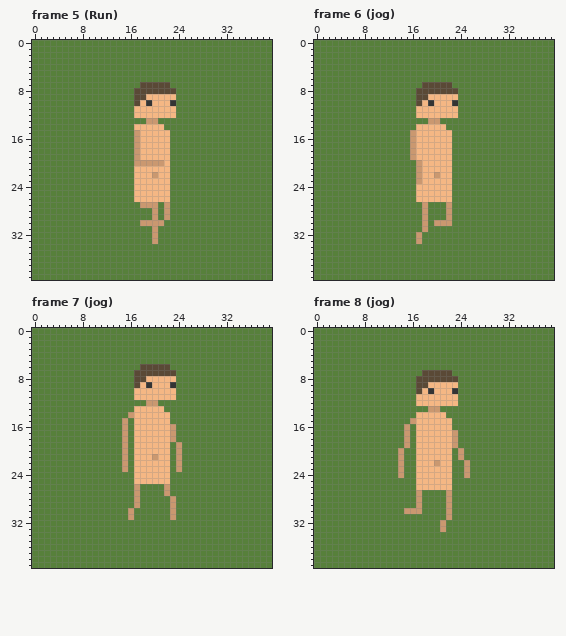
One commit to this pixel-art file: Characters/ASE's/MainCharacter.ase. Above is the file before it was changed.
40x40 pixels, 32 frames. Shown: frame 5 (Run), frame 6 (jog), frame 7 (jog), frame 8 (jog). The commit also changed other frames, which this record leaves out.
After the commit:
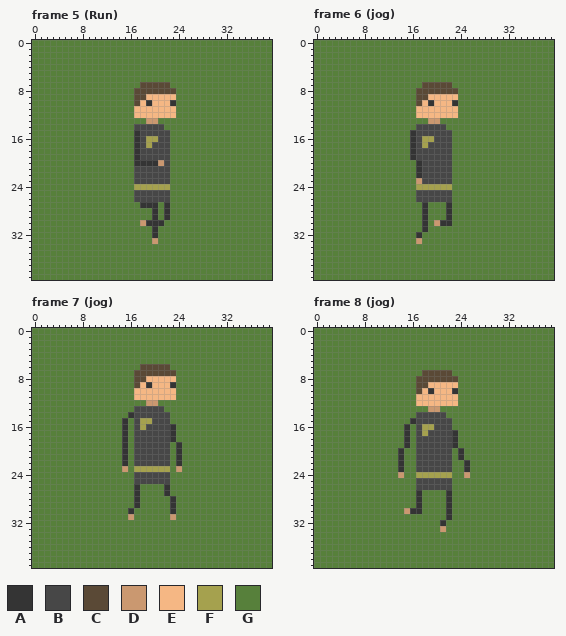
Palette (. is transparent): A #343434  B #474747  C #5a4936  D #ca9870  E #f5b784  F #a5a14e  G #57803b
The edit:
layer "Clothes" now shown
Frame 5 (Run), layer "Clothes":
y 14: x 17..21 EEEEE -> BBBBB
y 15: x 17..22 DEEEEE -> ABBBBB
y 16: x 17..22 DEEEEE -> ABFFBB
y 17: x 17..22 DEEEEE -> ABFBBB
y 18..19: x 17..22 DEEEEE -> ABBBBB
y 20: x 17..20 DDDD -> AAAA; x 22 E -> B
y 21: x 17..22 EEEEEE -> BBBBBB
y 22: x 17..22 EEEDEE -> BBBBBB
y 23: x 17..22 EEEEEE -> BBBBBB
y 24: x 17..22 EEEEEE -> FFFFFF
y 25..26: x 17..22 EEEEEE -> BBBBBB
y 27: x 18..20 DDD -> AAA; x 22 D -> A
y 28..29: x 20 D -> A; x 22 D -> A
y 30: x 19..21 DDD -> AAA
y 31..32: x 20 D -> A
Frame 6 (jog), layer "Clothes":
y 14: x 17..21 EEEEE -> BBBBB
y 15: x 16..22 DEEEEEE -> ABBBBBB
y 16: x 16..22 DEEEEEE -> ABFFBBB
y 17: x 16..22 DEEEEEE -> ABFBBBB
y 18..19: x 16..22 DEEEEEE -> ABBBBBB
y 20..21: x 17..22 DEEEEE -> ABBBBB
y 22: x 17..22 DEEDEE -> ABBBBB
y 23: x 18..22 EEEEE -> BBBBB
y 24: x 17..22 EEEEEE -> FFFFFF
y 25..26: x 17..22 EEEEEE -> BBBBBB
y 27..29: x 18 D -> A; x 22 D -> A
y 30: x 18 D -> A; x 21..22 DD -> AA
y 31: x 18 D -> A
y 32: x 17 D -> A
Frame 7 (jog), layer "Clothes":
y 13: x 17..21 EEEEE -> BBBBB
y 14: x 16..22 DEEEEEE -> ABBBBBB
y 15: x 15 D -> A; x 17..22 EEEEEE -> BFFBBB
y 16: x 15 D -> A; x 17..23 EEEEEED -> BFBBBBA
y 17..18: x 15 D -> A; x 17..23 EEEEEED -> BBBBBBA
y 19..20: x 15 D -> A; x 17..22 EEEEEE -> BBBBBB; x 24 D -> A
y 21: x 15 D -> A; x 17..22 EEEDEE -> BBBBBB; x 24 D -> A
y 22: x 15 D -> A; x 17..22 EEEEEE -> BBBBBB; x 24 D -> A
y 23: x 17..22 EEEEEE -> FFFFFF
y 24..25: x 17..22 EEEEEE -> BBBBBB
y 26..27: x 17 D -> A; x 22 D -> A
y 28..29: x 17 D -> A; x 23 D -> A
y 30: x 16 D -> A; x 23 D -> A
Frame 8 (jog), layer "Clothes":
y 14: x 17..21 EEEEE -> BBBBB
y 15: x 16..22 DEEEEEE -> ABBBBBB
y 16: x 15 D -> A; x 17..22 EEEEEE -> BFFBBB
y 17: x 15 D -> A; x 17..23 EEEEEED -> BFBBBBA
y 18..19: x 15 D -> A; x 17..23 EEEEEED -> BBBBBBA
y 20..21: x 14 D -> A; x 17..22 EEEEEE -> BBBBBB; x 24 D -> A
y 22: x 14 D -> A; x 17..22 EEEDEE -> BBBBBB; x 25 D -> A
y 23: x 14 D -> A; x 17..22 EEEEEE -> BBBBBB; x 25 D -> A
y 24: x 17..22 EEEEEE -> FFFFFF
y 25..26: x 17..22 EEEEEE -> BBBBBB
y 27..29: x 17 D -> A; x 22 D -> A
y 30: x 16..17 DD -> AA; x 22 D -> A
y 31: x 22 D -> A
y 32: x 21 D -> A
Where, in picture pixels (left, top, right, bottom), the same in both pictures:
changed: (134, 124, 170, 238)
changed: (410, 124, 452, 238)
changed: (122, 406, 182, 514)
changed: (398, 412, 470, 526)
